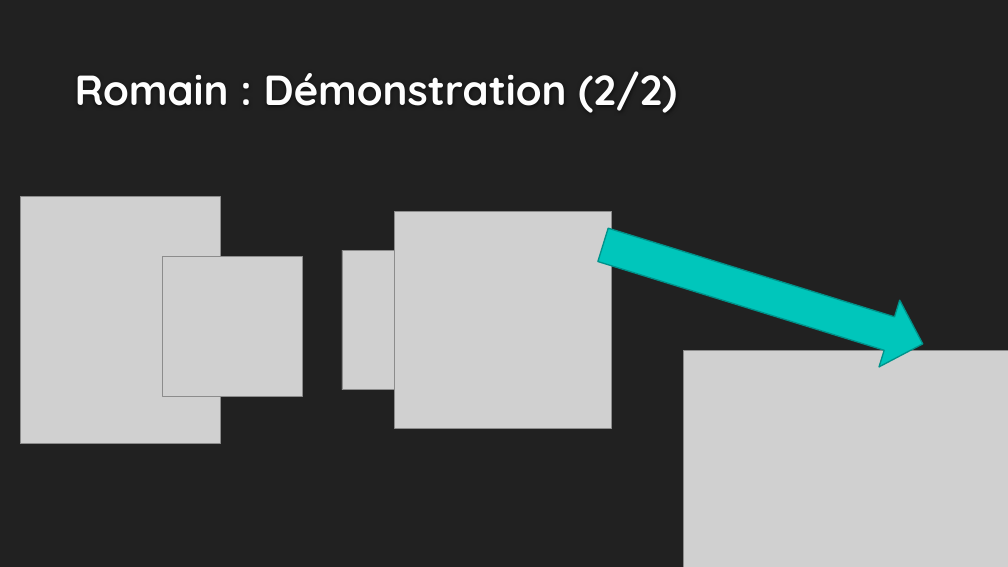
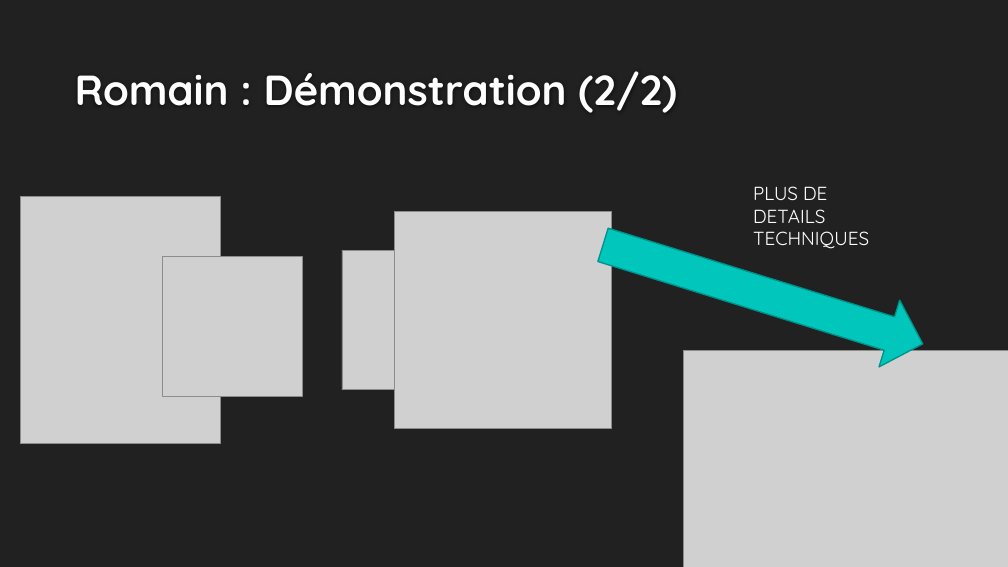
Before and after one commit to rlembo06/VR_tourism, a slide deck: slide 8 of annexes/slides-VR_Tourism.pptx. Drawn at 1008x567 pixels with LibreOffice and Linux fonts; fonts in the diff are those of the drawing; grey boxes stand for pictures; background and template pictures are left out. Boxes give left, top, right and bottom in pixels: in the first picture for what was removed or moved away, otherwise in the second. Text is boxed around its words. In the diff, an @@ line names an element or a change of style, - is before the commit and + after.

```diff
--- a/annexes/slides-VR_Tourism.pptx
+++ b/annexes/slides-VR_Tourism.pptx
@@ text added at (753, 186, 869, 249), 18 pt, text #FFFFFF @@
+PLUS DE DETAILS TECHNIQUES
```
Also in this commit, not shown: 1 other slide changed, 1 slide added.
